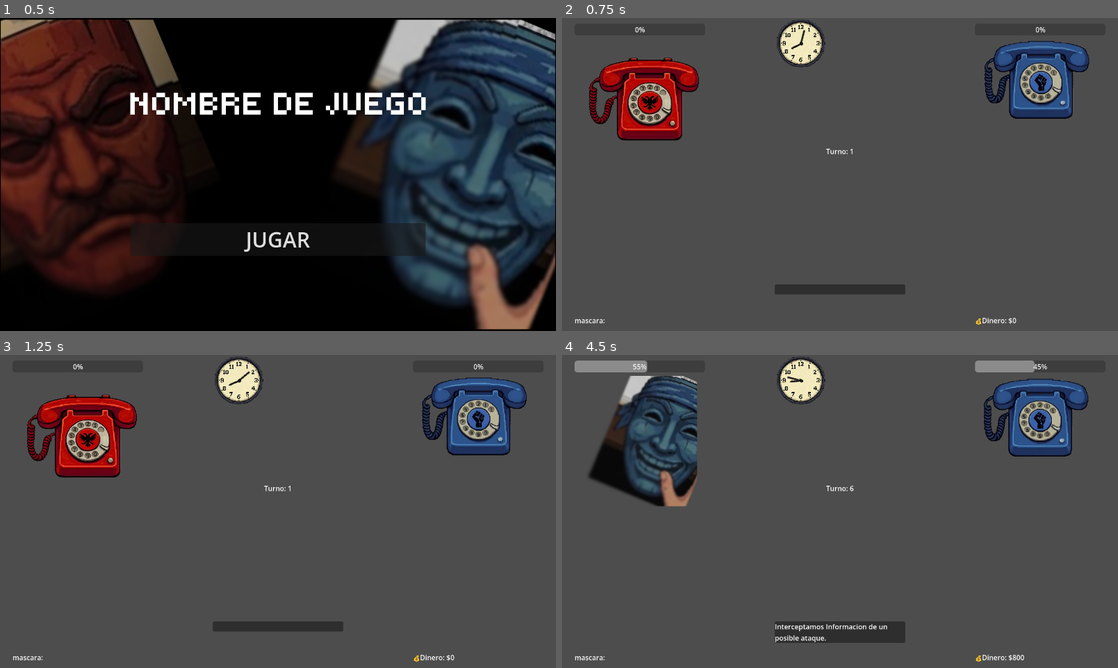
Above: before the commit, frames 1-4 (two rows, left to right).
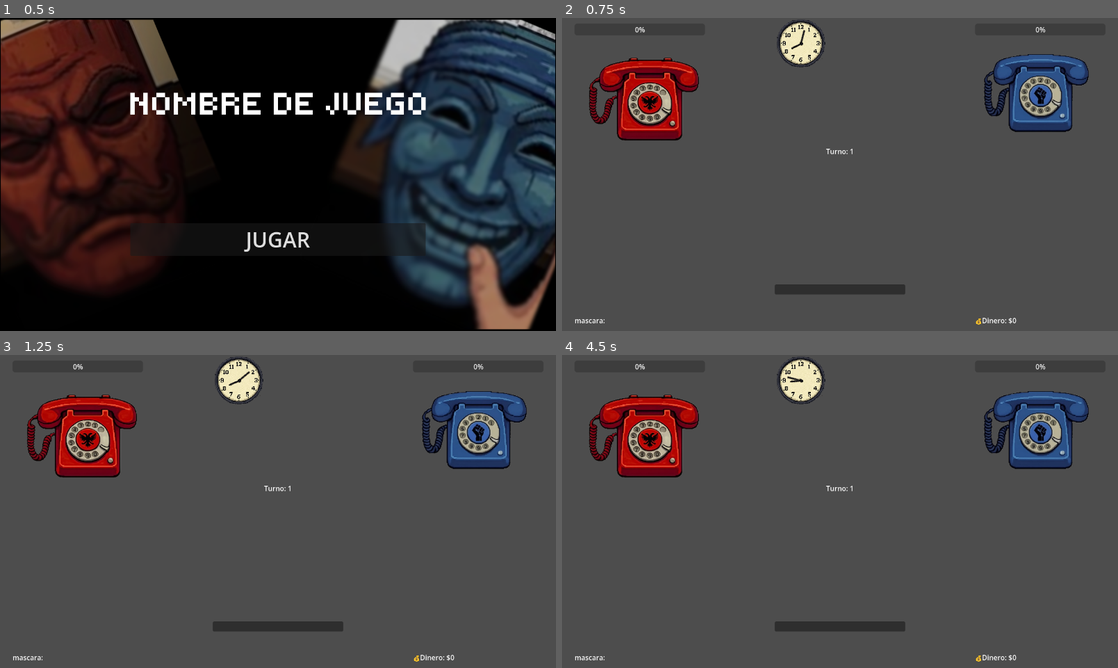
Above: after the commit, the same moments.

Repository: ktorres63/OnlyDevs-Game
Game: Godot game, scene res://scenes/menu_inicio/menu_inicio.tscn
The game is run twice, just before and just after one commit, with the same random seed, the same clock (stepped at 60 frames per second) and the same inputs.
Inputs (mouse positions are in pixels of both pictures, inside the frame that each line leads up to):
- Up to frame 1 (0.5 s): no input
- Up to frame 2 (0.75 s): click "JUGAR" at 0.5 s
- Up to frame 3 (1.25 s): no input
- Up to frame 4 (4.5 s): click (639, 439) at 1.27 s; click (1040, 426) at 2.02 s; click (639, 439) at 2.77 s; click (1040, 426) at 3.52 s; click (639, 439) at 4.27 s

Frame 1 is identical in both runs. In frame 2, 3.7% of the frame differs, in the area x 75-95%, y 7-37%; in frame 3, 3.7%; in frame 4, 12%, in the area x 2-95%, y 1-98%.

Commit message:
feature: llamar y contestar telefonos

Diff:
--- a/scripts/core/GameManager.gd
+++ b/scripts/core/GameManager.gd
@@ -5,10 +5,12 @@
 const MAX_SOSPECHA: int = 100
 
 var answered_phone
+var probabilidad = 0.5
 
 signal evento_cambiado(evento)
 signal stats_actualizados(dinero, turno, sospecha_imperio, sospecha_resistencia)
 signal call_phone(team_to_call)
+signal end_call(team_to_call)
 
 func start_game():
 	GameState.turno = 1
@@ -39,20 +41,30 @@
 		return
 
 	print("comienzo turno")
-	#await get_tree().create_timer(randf_range(5,10)).timeout
+	await get_tree().create_timer(randf_range(5,10)).timeout
+	#Realizar llamada
 	var team_to_call
-	if randf_range(0,1) > 0.5:
+	if probabilidad < 0.3 or probabilidad > 0.7:
+		probabilidad = 0.5
+	if randf_range(0,1) > probabilidad:
 		team_to_call = "blue"
+		probabilidad-=0.2
 	else:
 		team_to_call = "red"
+		probabilidad+=0.2
 
 	for i in range(20):
-		print("lamando ", i)
+		print("lamando ", team_to_call," ", i)
 		emit_signal("call_phone",{"team_to_call":team_to_call})
 		await get_tree().create_timer(1).timeout
 		if answered_phone == team_to_call:
 			print("[-] contestado ",answered_phone)
+			answered_phone = ""
 			break
+	# tiempo que dura llamada
+	await get_tree().create_timer(3).timeout
+	emit_signal("end_call",team_to_call)
+	# TODO: elección de mandar información
 
 	emit_signal("evento_cambiado", {
 		"texto": "Interceptamos Informacion de un posible ataque.",
--- a/scripts/ui/Main.gd
+++ b/scripts/ui/Main.gd
@@ -14,7 +14,11 @@
 	game_manager.evento_cambiado.connect(mostrar_evento)
 	game_manager.stats_actualizados.connect(_on_stats_actualizados)
 	game_manager.call_phone.connect(call_phone)
+	game_manager.end_call.connect(reset_sprite)
 	game_manager.start_game()
+	phone_blue.disabled = true
+	phone_red.disabled = true
+
 
 func mostrar_evento(evento) -> void:
 	event_text.text = evento.texto
@@ -28,20 +32,31 @@
 	suspicion_bar_blue.value = sospecha_resistencia
 
 func _on_phone_red_pressed():
+	game_manager.answer_phone("red")
 	game_manager.elegir_opcion("Imperio")
-	game_manager.answer_phone("red")
+	phone_red.texture_normal = load("res://assets/sprites/ui/mask_blue.png")
+	phone_red.disabled = true
 	# TODO: cambiar por url al sprite de telefono descolgado
-	phone_red.texture_normal = load("res://assets/sprites/ui/mask_blue.png")
+
+func reset_sprite(team):
+	if team == "blue":
+		phone_blue.texture_normal = load("res://assets/sprites/ui/phoneBlue.png")
+	else:
+		phone_red.texture_normal = load("res://assets/sprites/ui/phoneRed.png")
 
 func _on_phone_blue_pressed():
+	game_manager.answer_phone("blue")
 	game_manager.elegir_opcion("Resistencia")
-	game_manager.answer_phone("blue")
-
+	phone_blue.texture_normal = load("res://assets/sprites/ui/mask_blue.png")
+	phone_blue.disabled = true
 
 func call_phone(evento):
 	var phone
 	if evento.team_to_call == "blue":
 		phone = phone_blue
+		phone_blue.disabled = false
 	else:
 		phone = phone_red
+		phone_red.disabled = false
+
 	UIAnimations.shake(phone)
